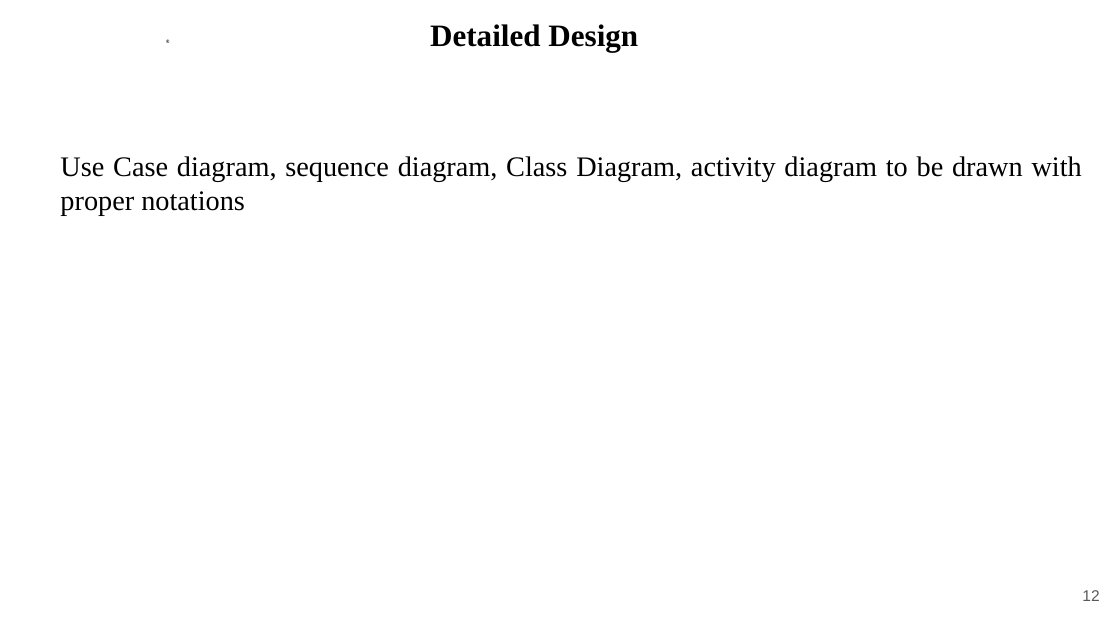
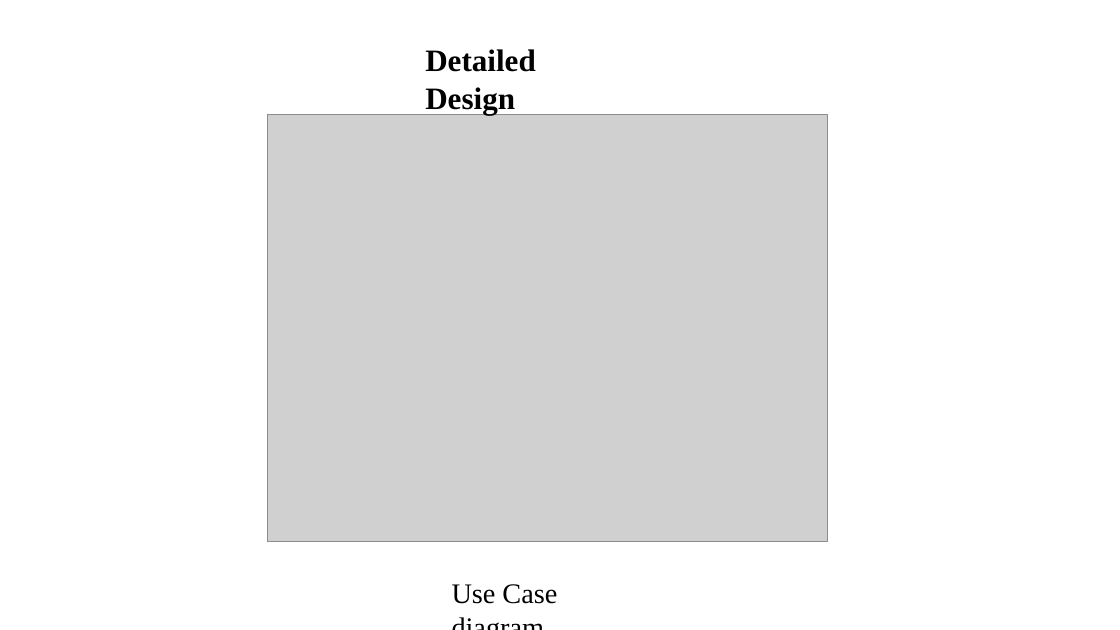
Before and after one commit to rajeshacu/LoRa-based-Location-tracking-and-Fall-detection-System, a slide deck: slide 12 of Phase II Major Project(1).pptx. Drawn at 1120x630 pixels with LibreOffice and Linux fonts; fonts in the diff are those of the drawing; grey boxes stand for pictures; background and template pictures are left out. Boxes give left, top, right and bottom in pixels: in the first picture for what was removed or moved away, otherwise in the second. Text is boxed around its words. In the diff, an @@ line names an element or a change of style, - is before the commit and + after.

```diff
--- a/Phase II Major Project(1).pptx
+++ b/Phase II Major Project(1).pptx
@@ freeform shape removed at (166, 40, 169, 43) @@
@@ freeform shape removed at (167, 40, 169, 42) @@
@@ text "Detailed Design": place and size @@
-text "Detailed Design" at (430, 24, 638, 52)
+text "Detailed Design" at (425, 49, 536, 114)
@@ text "Detailed Design" at (425, 49, 536, 114): alignment centre to left; vertical alignment middle to top @@
@@ picture added at (267, 115, 828, 541) @@
@@ text removed at (60, 156, 1082, 216) @@
-Use Case diagram, sequence diagram, Class Diagram, activity diagram to be drawn with proper notations
@@ text added at (452, 584, 557, 604), 40 pt, text #000000 @@
+Use Case diagram
@@ page number removed at (1082, 590, 1099, 601) @@
-12
```
Also in this commit, not shown: 15 other slides changed, 4 slides added, 2 other files.
